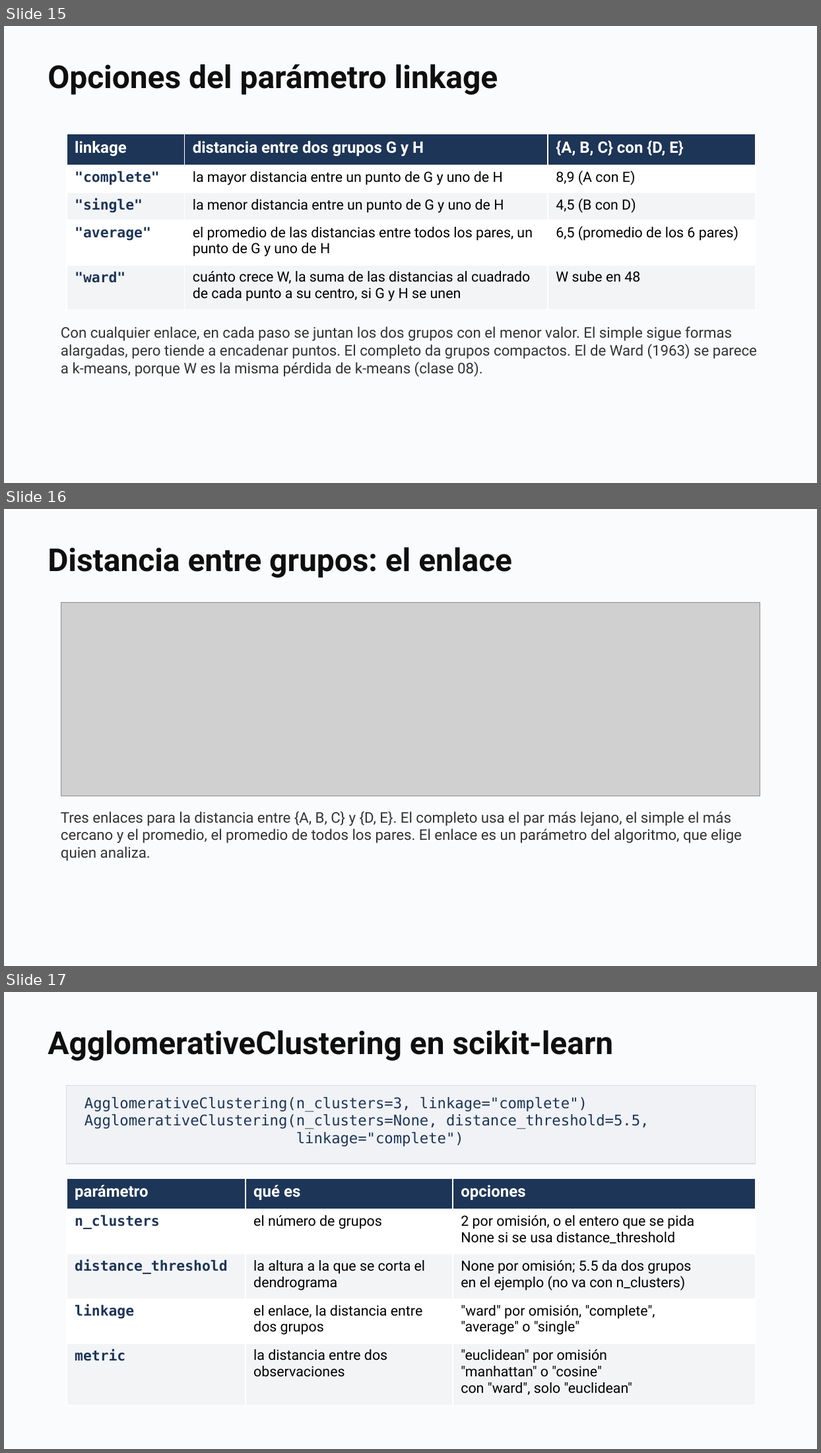
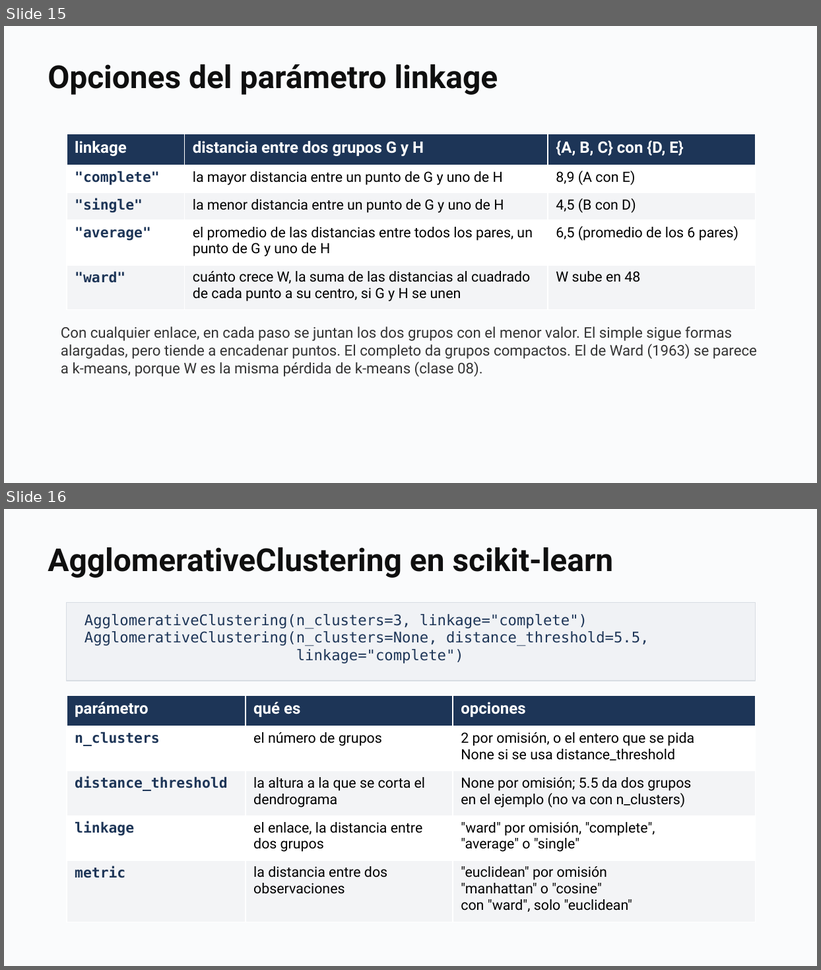
Before and after one commit to daniopitz/cienciadatos, a slide deck: presentaciones/clase09_clustering.pptx. Shown one above the other, each under a label of ours: slides 15, 16 and 17 before the commit, slides 15 and 16 after it. The pictures are 821x1453 and 821x970 pixels, drawn with LibreOffice and Linux fonts; fonts in the diff are those of the drawing; grey boxes stand for pictures. Boxes give left, top, right and bottom in pixels: in the first picture for what was removed or moved away, otherwise in the second. Text is boxed around its words. In the diff, an @@ line names an element or a change of style, - is before the commit and + after.

```diff
--- a/presentaciones/clase09_clustering.pptx
+++ b/presentaciones/clase09_clustering.pptx
@@ slide 16 removed at [4,509,817,966], background #FFFFFF @@
@@ rectangle removed at [4,509,817,966] @@
@@ text removed at [48,547,512,578] @@
-Distancia entre grupos: el enlace
@@ picture removed at [61,603,760,796] @@
@@ text removed at [61,811,742,861] @@
-Tres enlaces para la distancia entre {A, B, C} y {D, E}. El completo usa el par más lejano, el simple el más cercano y el promedio, el promedio de todos los pares. El enlace es un parámetro del algoritmo, que elige quien analiza.
@@ what was slide 17 is now slide 16 @@
```
Also in this commit, not shown: 3 slides changed, 5 other slides removed, 2 other files.
